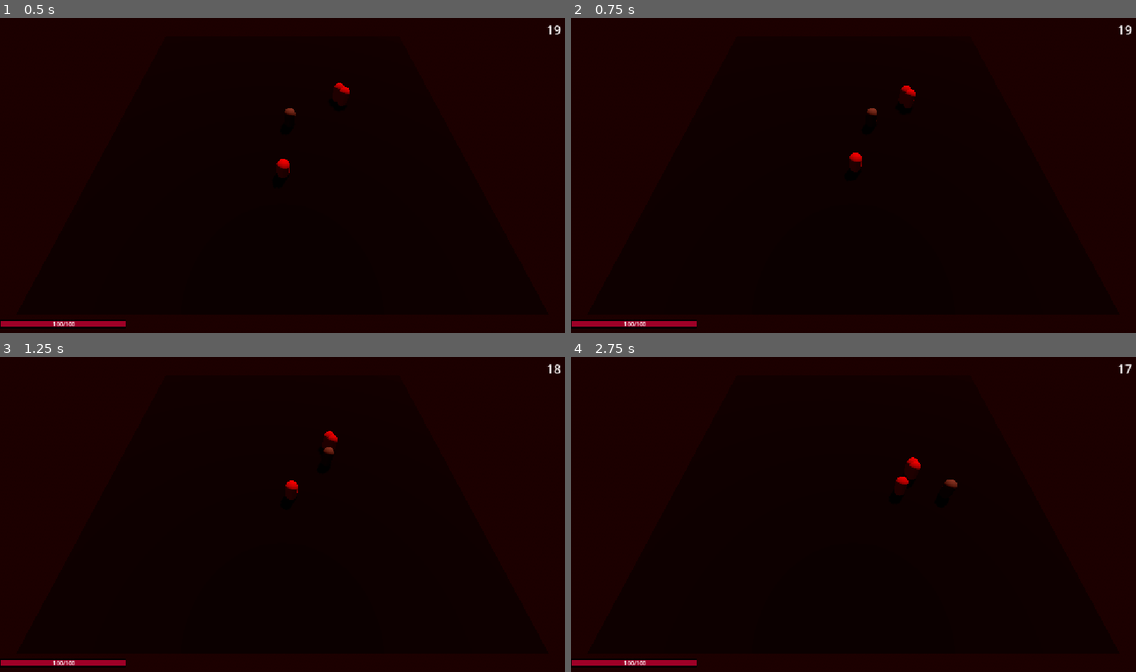
Above: before the commit, frames 1-4 (two rows, left to right).
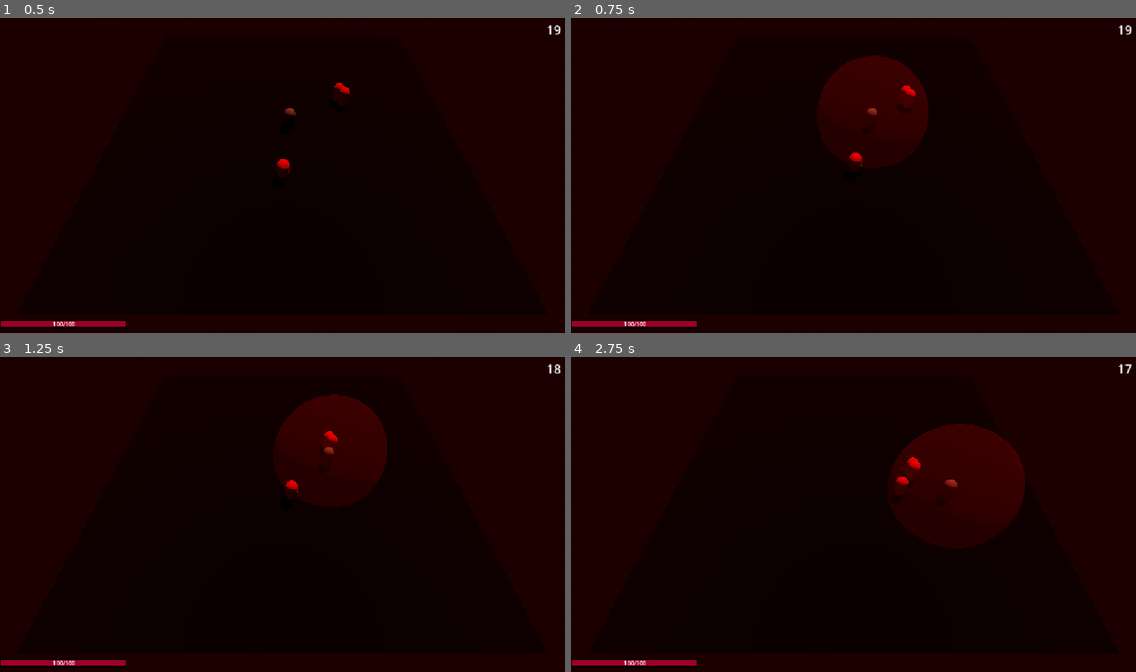
Above: after the commit, the same moments.

Repository: LeksoBugadze/Brackeys-Game-JAM
Game: Godot game, scene res://Scenes/main_scene.tscn
Two runs of this game, one before a commit and one after it. Both use one fixed random seed, a clock stepped at 60 frames per second and the inputs below.
Inputs:
- Up to frame 1 (0.5 s): no input
- Up to frame 2 (0.75 s): hold D (move_right) from 0.53 s (still down); tap / (aura_enable, bound only after the commit) at 0.6 s
- Up to frame 3 (1.25 s): keep holding D (move_right)
- Up to frame 4 (2.75 s): release D (move_right) at 1.28 s; hold S (move_down) 1.28-2.03 s; tap - (add_blood_spell) at 1.35 s; tap / (aura_enable, bound only after the commit) at 1.55, 2.3 s; hold D (move_right) from 2.03 s (still down); tap = (add_lightning_spell) at 2.1 s

Frame 1 is identical in both runs. In frame 2, 4.0% of the frame differs, in the area x 43-64%, y 11-40%; in frame 3, 4.0%; in frame 4, 5.5%, in the area x 56-81%, y 21-54%.

Commit message:
added aura for a player scripts and simple visual

Diff:
--- /dev/null
+++ b/Scenes/player_aura.tscn
@@ -0,0 +1,31 @@
+[gd_scene format=3 uid="uid://dkpyq5htp40pq"]
+
+[ext_resource type="Script" uid="uid://da1ekn1pcyac0" path="res://Scripts/player_aura.gd" id="1_aqox6"]
+
+[sub_resource type="SphereShape3D" id="SphereShape3D_bhunq"]
+
+[sub_resource type="StandardMaterial3D" id="StandardMaterial3D_riqys"]
+transparency = 1
+albedo_color = Color(0.92941177, 0.0627451, 0.11372549, 0.09803922)
+emission_enabled = true
+emission = Color(0.92941177, 0.0627451, 0.11372549, 1)
+
+[sub_resource type="SphereMesh" id="SphereMesh_bhunq"]
+material = SubResource("StandardMaterial3D_riqys")
+
+[node name="Player_aura" type="Area3D" unique_id=1182517256]
+monitorable = false
+script = ExtResource("1_aqox6")
+
+[node name="DamageSpehere" type="CollisionShape3D" parent="." unique_id=970510509]
+shape = SubResource("SphereShape3D_bhunq")
+debug_color = Color(0.6990291, 0.4920342, 0.083491676, 0.41960785)
+
+[node name="MeshInstance3D" type="MeshInstance3D" parent="." unique_id=641342774]
+mesh = SubResource("SphereMesh_bhunq")
+
+[node name="Timer" type="Timer" parent="." unique_id=2094326075]
+wait_time = 2.5
+autostart = true
+
+[connection signal="timeout" from="Timer" to="." method="_on_timer_timeout"]
--- a/Scripts/main_scene.gd
+++ b/Scripts/main_scene.gd
@@ -10,12 +10,14 @@
 
 var blood_spell = preload("res://Scenes/blood_spell_ability.tscn")
 var lightning_spell = preload("res://Scenes/lightning_strike_ability.tscn")
+var player_aura = preload("res://Scenes/player_aura.tscn");
 
 var enemy_count = 3
 var enemy_pos_arr = []
 var current_enemy_count = 0
 var wave_time :float = 20.0
 var cleared = true
+var aura_valid = true
 
 func _ready() -> void:
 	start_wave()
@@ -30,6 +32,11 @@
 
 	if Input.is_action_just_pressed("add_lightning_spell"):
 		player.add_child(lightning_spell.instantiate())
+
+	if Input.is_action_just_pressed("aura_enable"):
+		if aura_valid == true:
+			aura_valid = false
+			player.add_child(player_aura.instantiate())
 
 	time_label.text = str(int(timer.time_left))
 	if cleared == false:
--- a/Scripts/player.gd
+++ b/Scripts/player.gd
@@ -34,6 +34,6 @@
 
 
 func take_damage(damage:float):
-	print("damage taken")
+	#print("damage taken")
 	current_health -=damage
 	update_health_bar()
--- /dev/null
+++ b/Scripts/player_aura.gd
@@ -0,0 +1,33 @@
+extends Area3D
+
+@export var damage: float = 20
+@export var frequency: float = 2.5
+
+
+
+@export var zone_radius: float = 5.0
+
+# Called when the node enters the scene tree for the first time.
+func _ready() -> void:
+
+	$DamageSpehere.shape.radius = zone_radius
+
+
+	$MeshInstance3D.mesh.radius = zone_radius
+	$MeshInstance3D.mesh.height = zone_radius * 2.0
+
+
+func apply_aura_damage() -> void:
+	for body in get_overlapping_bodies():
+		if body.is_in_group("enemy"):
+			if body.has_method("take_damage"):
+				print("enemy is withing aura dealt damage: ", damage)
+				body.take_damage(damage)
+			else:
+				print("there is not method called take_damage")
+
+
+
+func _on_timer_timeout() -> void:
+	print("activated main ready function")
+	apply_aura_damage()
--- a/project.godot
+++ b/project.godot
@@ -81,6 +81,11 @@
 "events": [Object(InputEventKey,"resource_local_to_scene":false,"resource_name":"","device":-1,"window_id":0,"alt_press …(191 unchanged characters)…
 ]
 }
+aura_enable={
+"deadzone": 0.2,
+"events": [Object(InputEventKey,"resource_local_to_scene":false,"resource_name":"","device":-1,"window_id":0,"alt_pressed":false,"shift_pressed":false,"ctrl_pressed":false,"meta_pressed":false,"pressed":false,"keycode":0,"physical_keycode":47,"key_label":0,"unicode":47,"location":0,"echo":false,"script":null)
+]
+}
 
 [physics]
 
Not shown, added: Scripts/player_aura.gd.uid
